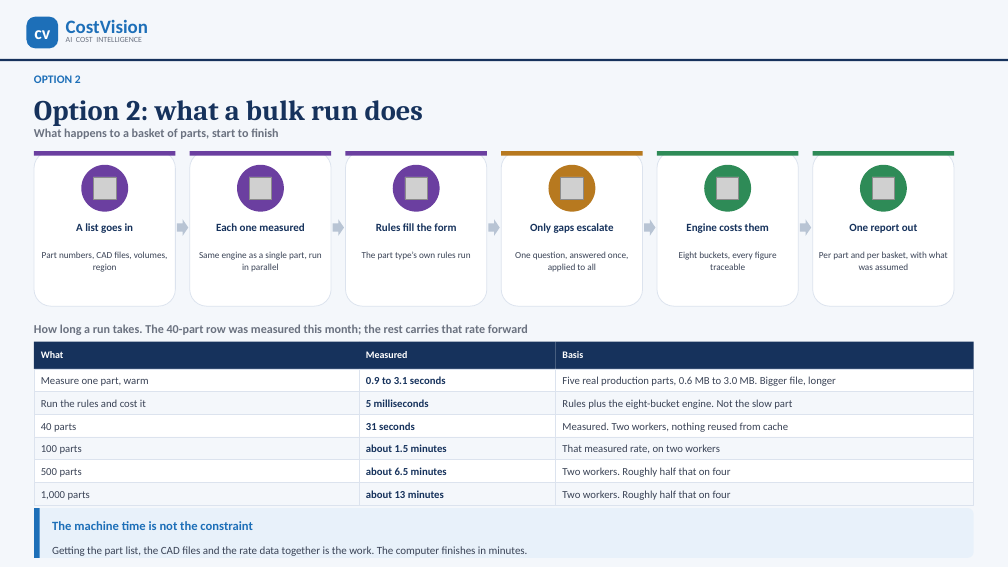
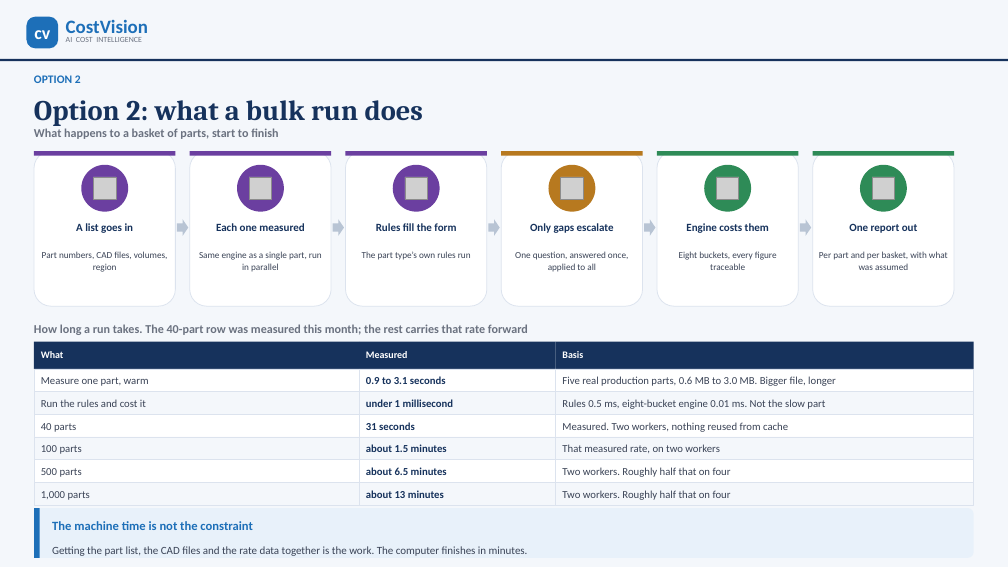
Before and after one commit to bhosaleavinash546/leamington-marathi, a slide deck: slide 14 of CostVision-CAPEE-Implementation-Options.pptx. Drawn at 1008x567 pixels with LibreOffice and Linux fonts; fonts in the diff are those of the drawing; grey boxes stand for pictures. Boxes give left, top, right and bottom in pixels: in the first picture for what was removed or moved away, otherwise in the second. Text is boxed around its words. In the diff, an @@ line names an element or a change of style, - is before the commit and + after.

```diff
--- a/CostVision-CAPEE-Implementation-Options.pptx
+++ b/CostVision-CAPEE-Implementation-Options.pptx
@@ text at bbox=[366, 399, 454, 407]: text changed @@
-5 milliseconds
+under 1 millisecond
@@ text at bbox=[562, 399, 825, 409]: text changed @@
-Rules plus the eight-bucket engine. Not the slow part
+Rules 0.5 ms, eight-bucket engine 0.01 ms. Not the slow part
```
Also in this commit, not shown: 9 other slides changed, 2 other files.
